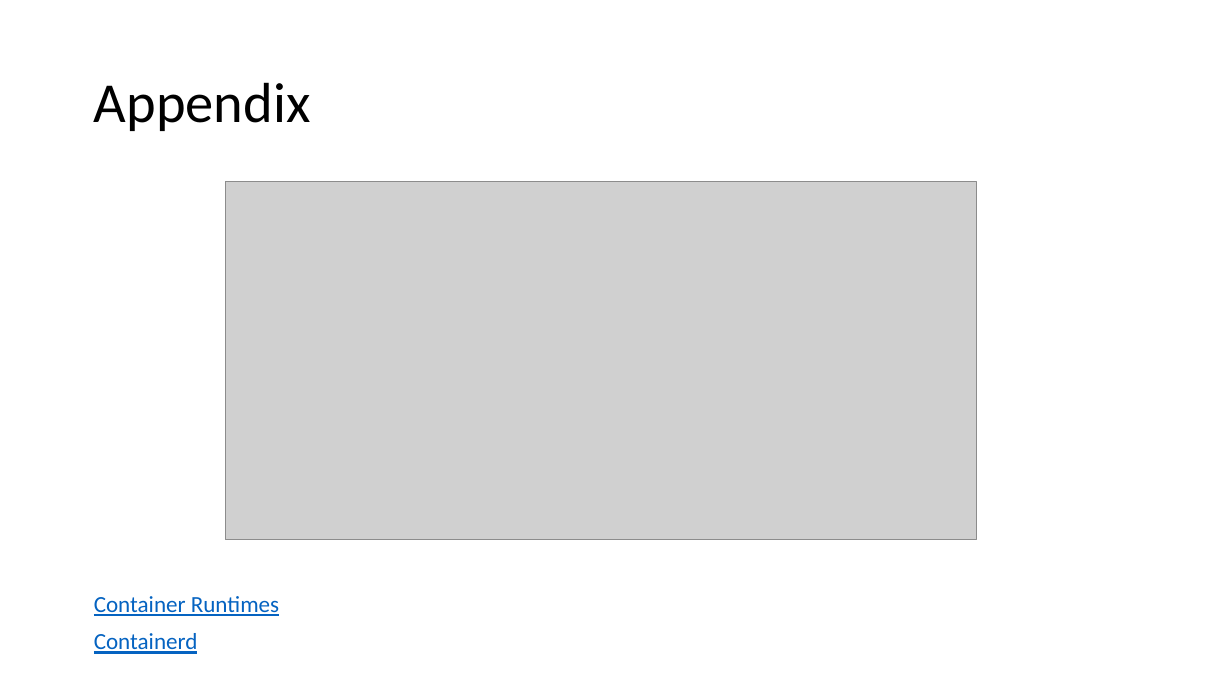
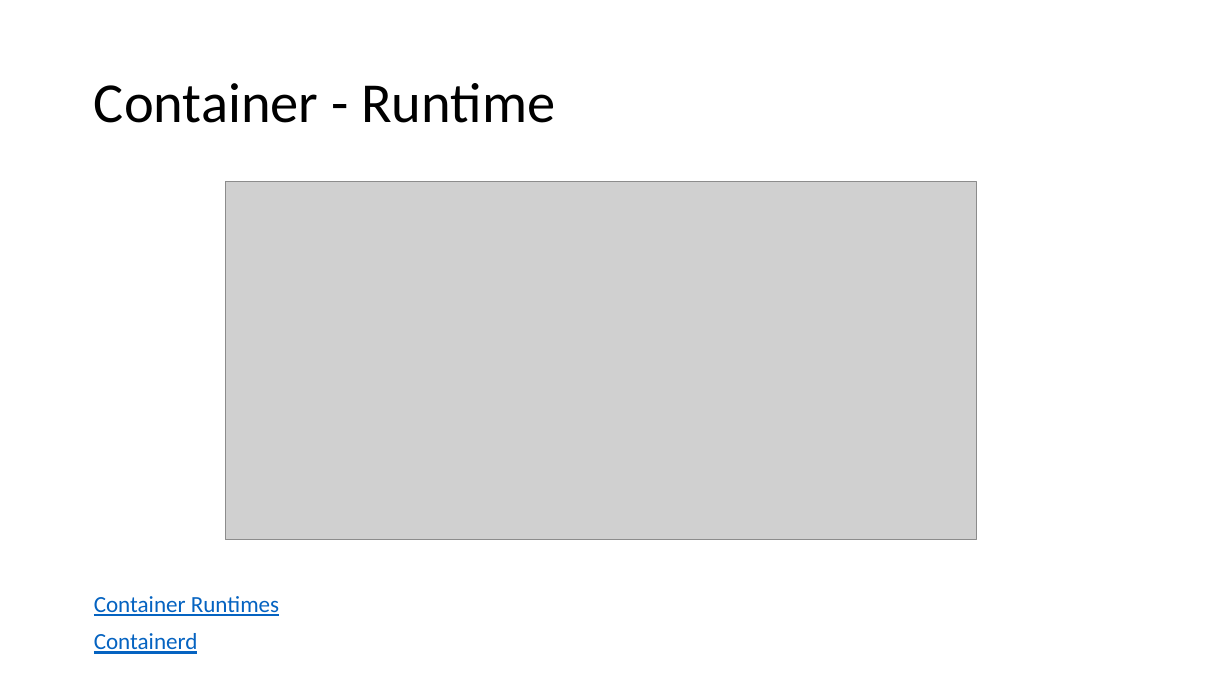
Before and after one commit to vyepuri/capstone-project-team5, a slide deck: slide 21 of Presentations/Presentation.pptx (slide 17 before the commit). Drawn at 1232x693 pixels with LibreOffice and Linux fonts; fonts in the diff are those of the drawing; grey boxes stand for pictures. Boxes give left, top, right and bottom in pixels: in the first picture for what was removed or moved away, otherwise in the second. Text is boxed around its words. In the diff, an @@ line names an element or a change of style, - is before the commit and + after.

```diff
--- a/Presentations/Presentation.pptx
+++ b/Presentations/Presentation.pptx
@@ title at (94,83,555,123): text changed @@
-Appendix
+Container - Runtime
```
Also in this commit, not shown: 5 slides added.
